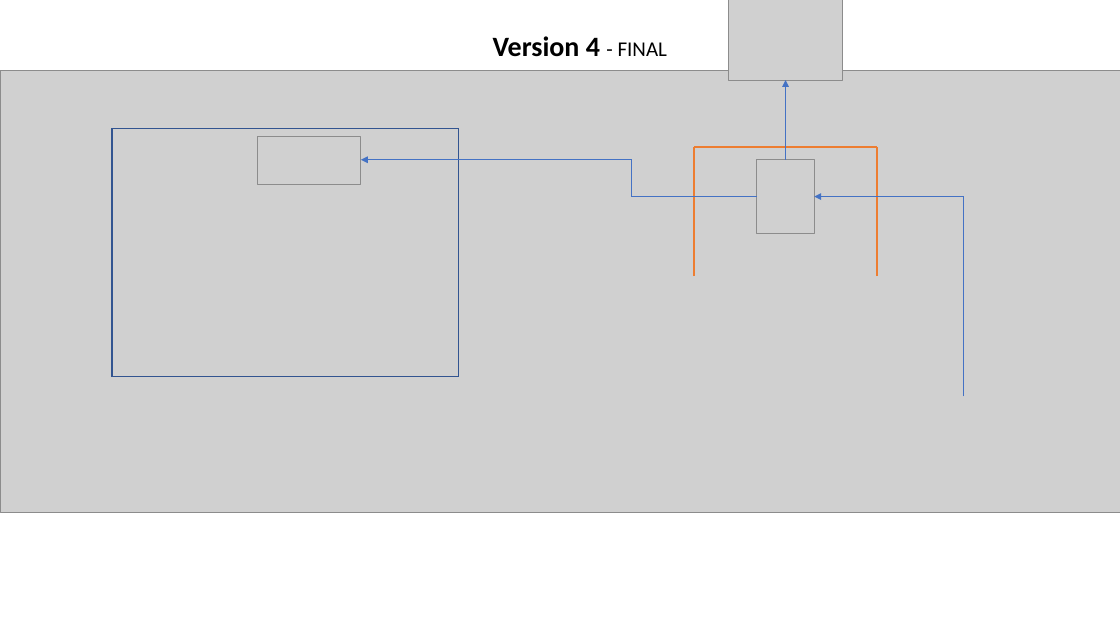
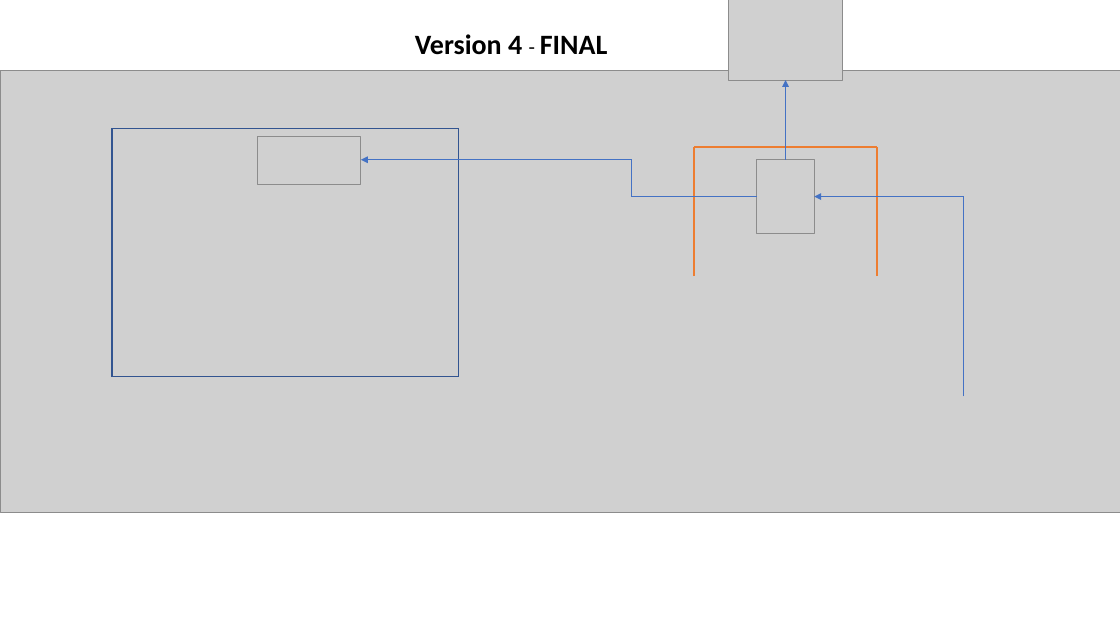
Before and after one commit to runalsh/yandex-young-devops-training, a slide deck: slide 14 of presentation.pptx. Drawn at 1120x630 pixels with LibreOffice and Linux fonts; fonts in the diff are those of the drawing; grey boxes stand for pictures. Boxes give left, top, right and bottom in pixels: in the first picture for what was removed or moved away, otherwise in the second. Text is boxed around its words. In the diff, an @@ line names an element or a change of style, - is before the commit and + after.

```diff
--- a/presentation.pptx
+++ b/presentation.pptx
@@ text "Version 4 - FINAL": place and size @@
-text "Version 4 - FINAL" at box(493, 36, 667, 57)
+text "Version 4 - FINAL" at box(415, 34, 607, 55)
@@ text "Version 4 - FINAL" at box(415, 34, 607, 55): size 18 to 24 pt, bold on in "FINAL" @@
```
Also in this commit, not shown: 5 other slides changed, 2 slides added.
